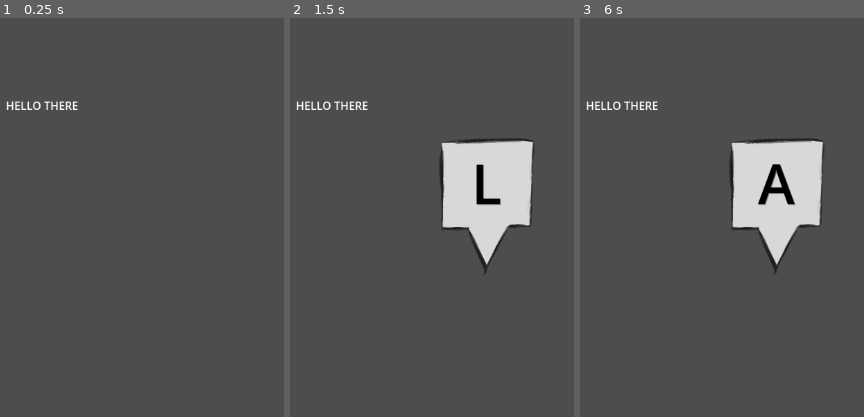
Above: before the commit, frames 1-3 (left to right).
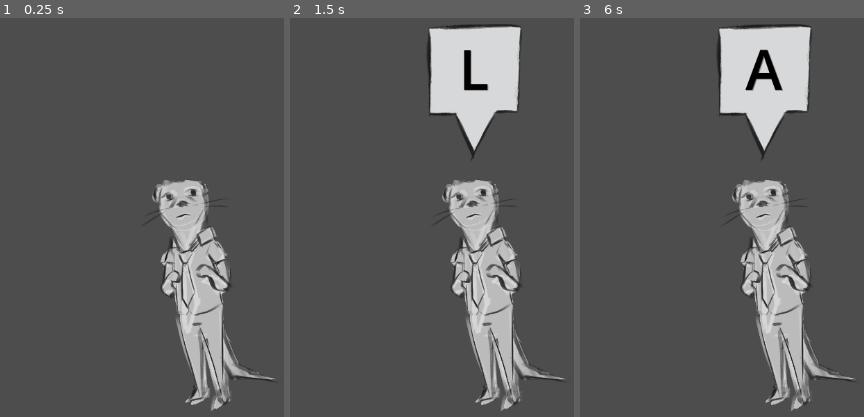
Above: after the commit, the same moments.

Repository: TheDingoose/JuiceGoose
Game: Godot game, scene res://main.tscn
The game is run twice, just before and just after one commit, with the same random seed, the same clock (stepped at 60 frames per second) and the same inputs.
Inputs:
- Up to frame 1 (0.25 s): no input
- Up to frame 2 (1.5 s): tap Enter at 0.5 s; hold D 0.53-1.28 s; tap B at 0.6 s; tap Space at 1.25 s; hold S from 1.28 s (still down); tap C at 1.35 s
- Up to frame 3 (6 s): tap Enter at 2, 4.25 s; release S at 2.03 s; hold D 2.03-2.78 s; tap E at 2.1 s; tap Space at 2.75, 5 s; hold W 2.78-3.53 s; tap F at 2.85 s; hold A 3.53-5.03 s; tap G at 3.6 s; tap H at 4.35 s; hold S 5.03-5.78 s; tap I at 5.1 s; hold D from 5.78 s (still down); tap J at 5.85 s

The runs differ from the first frame. In frame 1, 9.1% of the frame differs, in the area x 2-97%, y 20-99%; in frame 2, 22%, in the area x 2-97%, y 1-99%; in frame 3, 21%.

Commit message:
Added they

Diff:
--- a/main.tscn
+++ b/main.tscn
@@ -1,15 +1,14 @@
-[gd_scene load_steps=2 format=3 uid="uid://boqw803r43e4y"]
+[gd_scene load_steps=3 format=3 uid="uid://boqw803r43e4y"]
 
 [ext_resource type="PackedScene" uid="uid://ccol101qtvyi" path="res://Tasks/Keyboard/keyboard_task.tscn" id="1_jxcxj"]
+[ext_resource type="Texture2D" uid="uid://qcqy4fynyrou" path="res://RandomArts/Meerkat.png" id="2_wnrhp"]
 
 [node name="Main" type="Node2D"]
 
-[node name="Label" type="Label" parent="."]
-offset_left = 294.0
-offset_top = 181.0
-offset_right = 334.0
-offset_bottom = 204.0
-text = "HELLO THERE"
+[node name="Meerkat" type="Sprite2D" parent="."]
+position = Vector2(578, 464)
+scale = Vector2(0.201425, 0.201425)
+texture = ExtResource("2_wnrhp")
 
 [node name="KeyboardTask" parent="." instance=ExtResource("1_jxcxj")]
-position = Vector2(569, 308)
+position = Vector2(551, 143)
